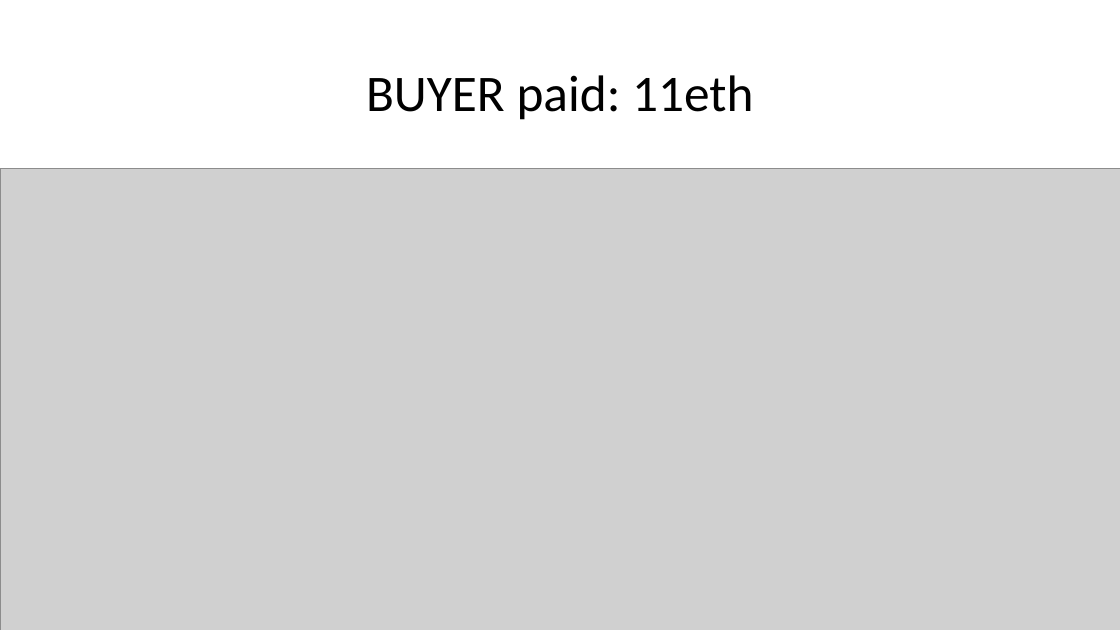
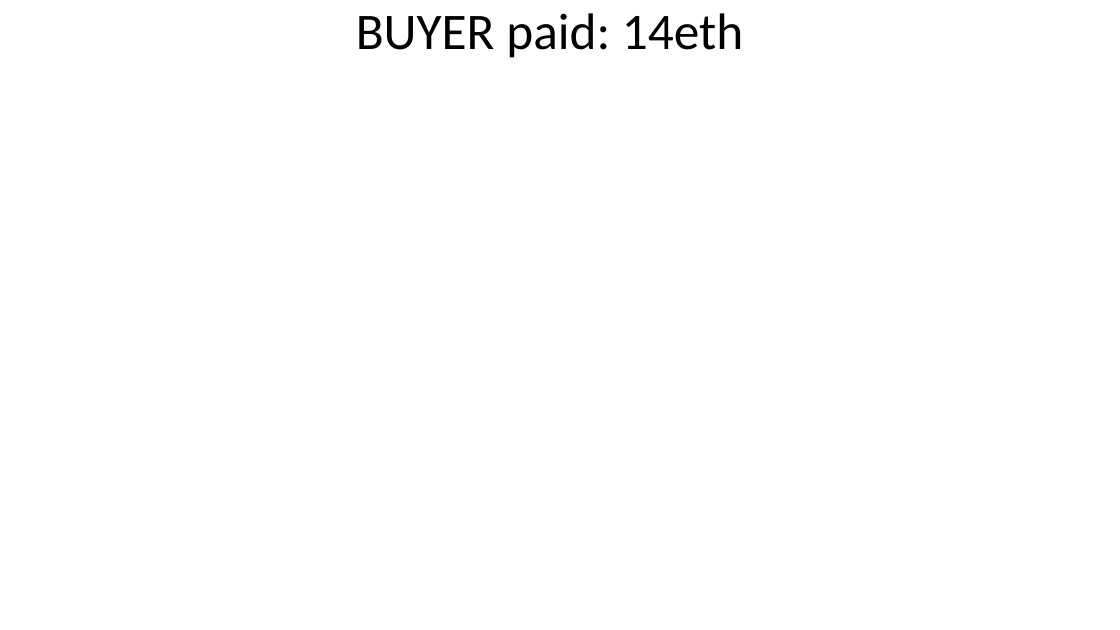
Before and after one commit to kai2june/CatchBoWebsite, a slide deck: slide 25 of CatchBo.pptx (slide 23 before the commit). Drawn at 1120x630 pixels with LibreOffice and Linux fonts; fonts in the diff are those of the drawing; grey boxes stand for pictures; background and template pictures are left out. Boxes give left, top, right and bottom in pixels: in the first picture for what was removed or moved away, otherwise in the second. Text is boxed around its words. In the diff, an @@ line names an element or a change of style, - is before the commit and + after.

```diff
--- a/CatchBo.pptx
+++ b/CatchBo.pptx
@@ title at [356,13,743,58]: text changed @@
-BUYER paid: 11eth
+BUYER paid: 14eth
@@ picture removed at [0,168,1120,630] @@
```
Also in this commit, not shown: 18 other slides changed, 4 slides added, 2 slides removed, 20 other files.
